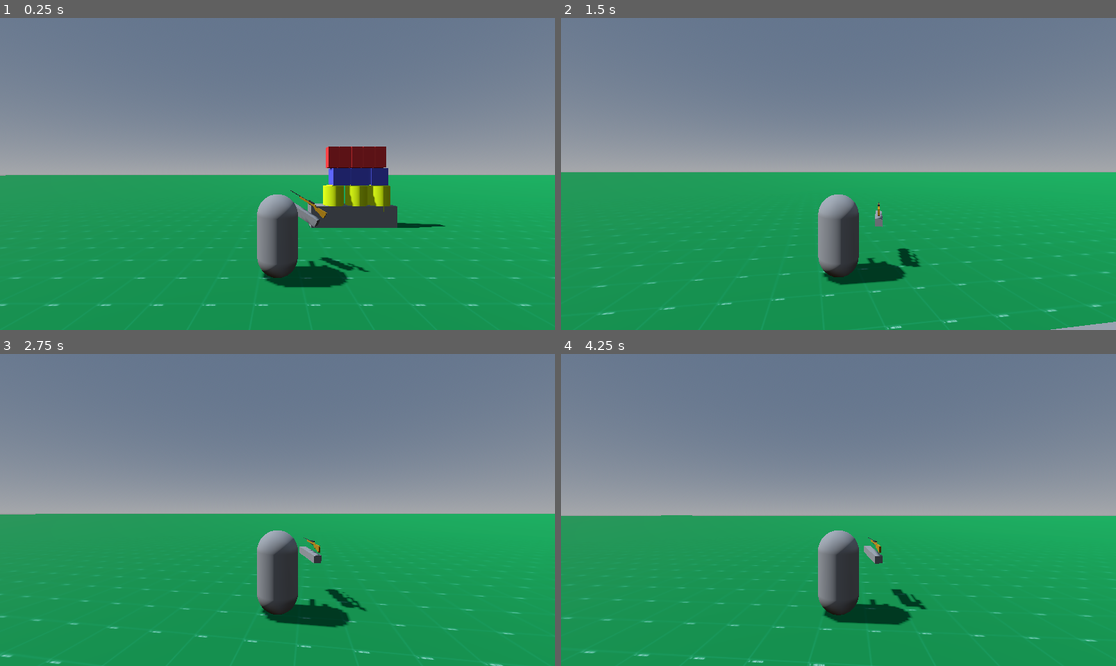
Above: before the commit, frames 1-4 (two rows, left to right).
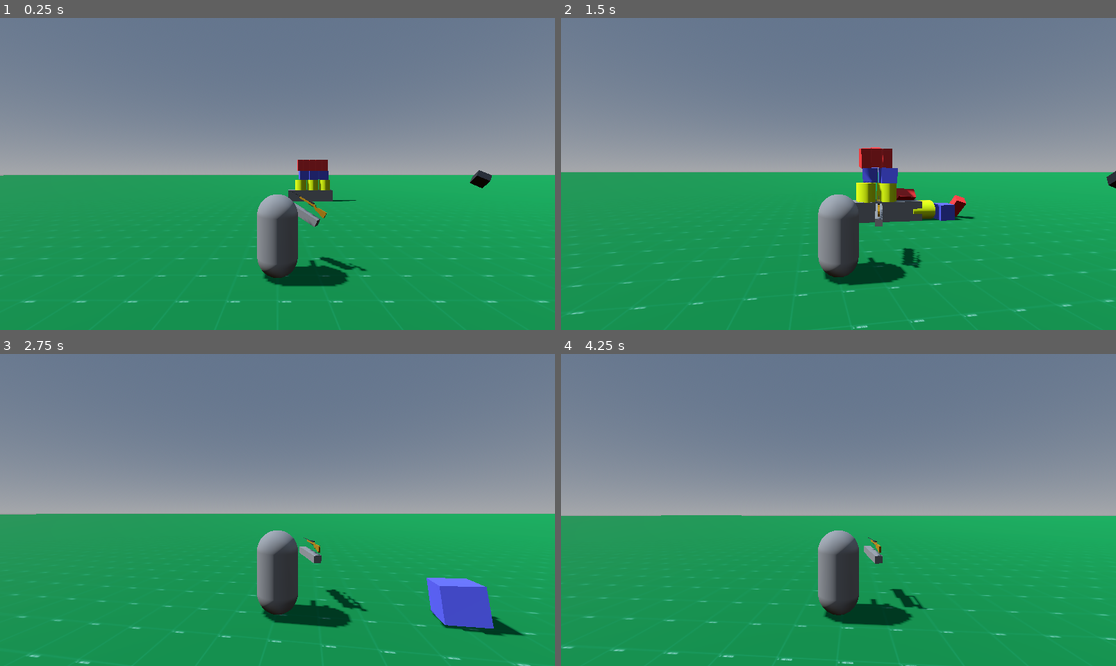
Above: after the commit, the same moments.

Repository: ImmersiveRPG/ExampleRaycastBullets
Game: Godot game, scene res://src/World/World.tscn
Two runs of this game, one before a commit and one after it. Both use one fixed random seed, a clock stepped at 60 frames per second and the inputs below.
Inputs (mouse positions are in pixels of both pictures, inside the frame that each line leads up to):
- Up to frame 1 (0.25 s): no input
- Up to frame 2 (1.5 s): move the mouse to (832, 180) at 0.52 s; hold W (MoveForward) from 0.53 s (still down); click (832, 180) at 0.6 s; move the mouse to (877, 177) at 1.27 s; click (877, 177) at 1.35 s
- Up to frame 3 (2.75 s): keep holding W (MoveForward); move the mouse to (233, 506) at 2.02 s; click (233, 506) at 2.1 s
- Up to frame 4 (4.25 s): move the mouse to (844, 510) at 2.77 s; release W (MoveForward) at 2.78 s; hold A (MoveLeft) 2.78-3.53 s; click (844, 510) at 2.85 s; move the mouse to (816, 503) at 3.52 s; hold W (MoveForward) from 3.53 s (still down); click (816, 503) at 3.6 s

The runs differ from the first frame. In frame 1, 5.0% of the frame differs, in the area x 0-100%, y 41-93%; in frame 2, 3.7%; in frame 3, 2.7%; in frame 4, 1.0%.

Commit message:
Moved bullet spark location to updated impact position.

Diff:
--- a/project/src/Bullet/Bullet.gd
+++ b/project/src/Bullet/Bullet.gd
@@ -52,9 +52,6 @@
 		# Move the bullet back to the position of the collision
 		self.global_transform.origin = _ray.get_collision_point()
 
-		# Add bullet spark
-		Global.create_bullet_spark(self.global_transform.origin)
-
 		# Ricochet the bullet if the item is steel or concrete
 		if collider.is_in_group("element") and collider._element in [Global.Element.Steel, Global.Element.Concrete]:
 			# Remove 20% of the speed
@@ -82,6 +79,9 @@
 		else:
 			self.queue_free()
 
+		# Add bullet spark
+		Global.create_bullet_spark(self.global_transform.origin)
+
 	# Delete the bullet if it is slow
 	if distance < 1.0:
 		self.queue_free()
--- a/project/src/World/World.tscn
+++ b/project/src/World/World.tscn
@@ -39,7 +39,7 @@
 shadow_enabled = true
 
 [node name="Player" parent="." instance=ExtResource("1")]
-transform = Transform3D(1, 0, 0, 0, 1, 0, 0, 0, 1, -10.5509, 0.365278, 4.91797)
+transform = Transform3D(1, 0, 0, 0, 1, 0, 0, 0, 1, -10, 0.365, 14)
 
 [node name="Floor" parent="." instance=ExtResource("2")]
 
